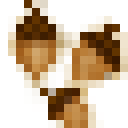
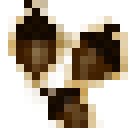
Layered file, before and after one edit (128 × 128). Changes by layer:
added group "V2 dark" with 4 layers above "V2" over left=8, top=0, right=128, bottom=128
added layer "light #2" (screen, 80%) in group "V2 dark" over left=24, top=32, right=112, bottom=128
added layer "shadow #3" (multiply, 35%) in group "V2 dark" over left=16, top=16, right=120, bottom=112
added layer "shadow #4" (multiply) in group "V2 dark" over left=8, top=0, right=128, bottom=128
added layer "base color #2" in group "V2 dark" over left=16, top=0, right=120, bottom=128
